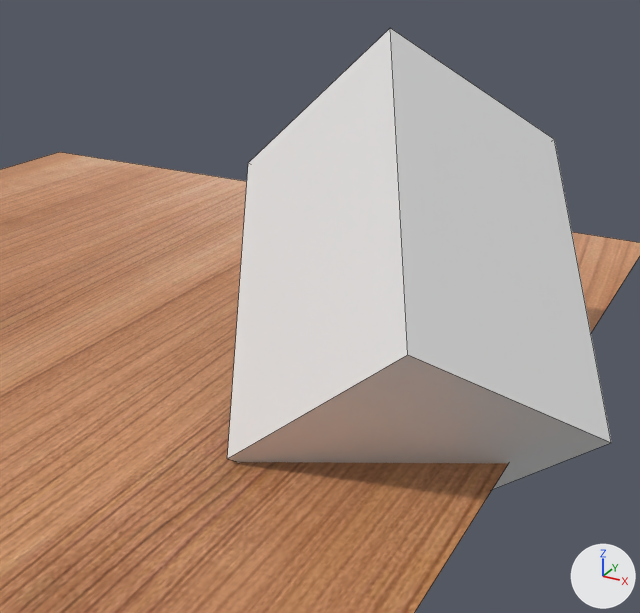
A saved change to the Blender file BLENDER PROJECTS/flat_surface/flat_surface.blend.
One viewpoint serves both versions: a 50 mm camera at (6.49, -6.35, 3.8) aimed at (3.28, -0.51, 0.88). Every picture has the same lights, and +X, +Y and +Z are marked at lower right. Mesh edges are drawn as thin lines.

The scene before the commit, as lines of its bpy script (objects in view):
```python
me_cube_002 = bpy.data.meshes.new('Cube.002')
me_cube_002.from_pydata(...)  # a box spanning x -1.0..1.0, y -1.0..1.0, z -1.0..1.0
me_plane_001 = bpy.data.meshes.new('Plane.001')
me_plane_001.from_pydata(...)  # 4 vertices, 1 face; spans x -5.0..5.0, y -5.0..5.0, z 0.0
me_plane_001.materials.append(mat_material_017)  # picture img_024cb4c9894df2b015e9d80131b4f1ec
ob_cube = bpy.data.objects.new('Cube', me_cube_002)
ob_cube.location = (3.817, 0.0, 1.0)
ob_cube.rotation_euler = (0.69, 0.549, 0.9)  # degrees (40, 31, 52)
ob_cube.scale = (1.0, 1.5, 1.0)
ob_plane = bpy.data.objects.new('Plane', me_plane_001)
ob_plane.location = (0.0, 0.0, 0.0)
```
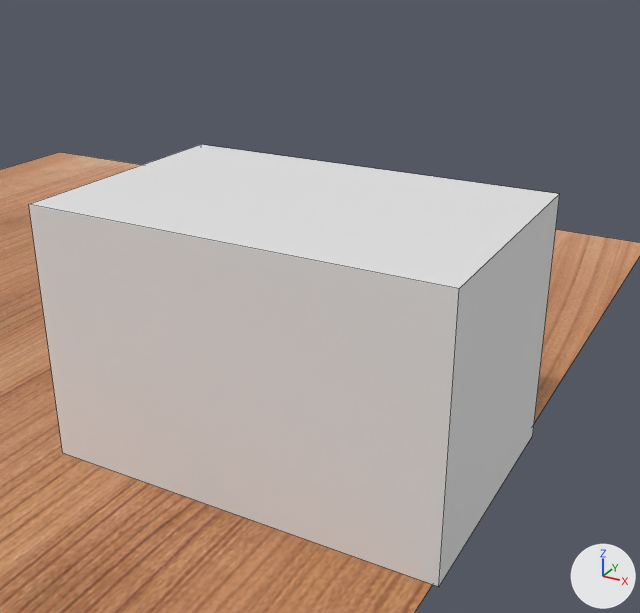
Where the newer file only moved an object's origin or applied its transform, the numbers keep the older frame.

What differs and where, as boxes (x1, y1, x2, y2) in the pictures (640 x 613 px):
'Cube', reshaped (38% wider): before (227, 28, 611, 489); after (29, 144, 560, 587)

The edits, one by one:
me_cube_002 has 8 vertices, 6 faces and spans x -1.0..1.0, y -1.0..1.0, z -1.0..1.0.
me_cube_002 is used by ob_cube; location (3.817, 0.0, 1.0); rotation (0.69, 0.549, 0.9), in degrees (40, 31, 52); scale (1.0, 1.5, 1.0).
Part 1, on me_cube_002:
Vertex 0 of me_cube_002 moves from (-1.0, -1.0, -1.0) at pixel (227, 458) to (-0.29, -1.76, 0.44) at pixel (438, 587).
Vertex 1 of me_cube_002 moves from (-1.0, -1.0, 1.0) at pixel (407, 354) to (-1.33, -1.04, 1.75) at pixel (459, 288).
Vertex 2 of me_cube_002 moves from (-1.0, 1.0, -1.0) at pixel (248, 162) to (-1.94, -0.94, -1.89) at pixel (62, 453).
Vertex 3 of me_cube_002 moves from (-1.0, 1.0, 1.0) at pixel (390, 27) to (-2.98, -0.22, -0.58) at pixel (28, 204).
Vertex 4 of me_cube_002 moves from (1.0, -1.0, -1.0) to (1.05, -0.78, 0.28) at pixel (532, 435).
Vertex 5 of me_cube_002 moves from (1.0, -1.0, 1.0) at pixel (611, 442) to (0.0, -0.06, 1.59) at pixel (559, 193).
Vertex 6 of me_cube_002 moves from (1.0, 1.0, -1.0) to (-0.6, 0.05, -2.05).
Vertex 7 of me_cube_002 moves from (1.0, 1.0, 1.0) at pixel (554, 139) to (-1.65, 0.77, -0.74) at pixel (201, 144).
